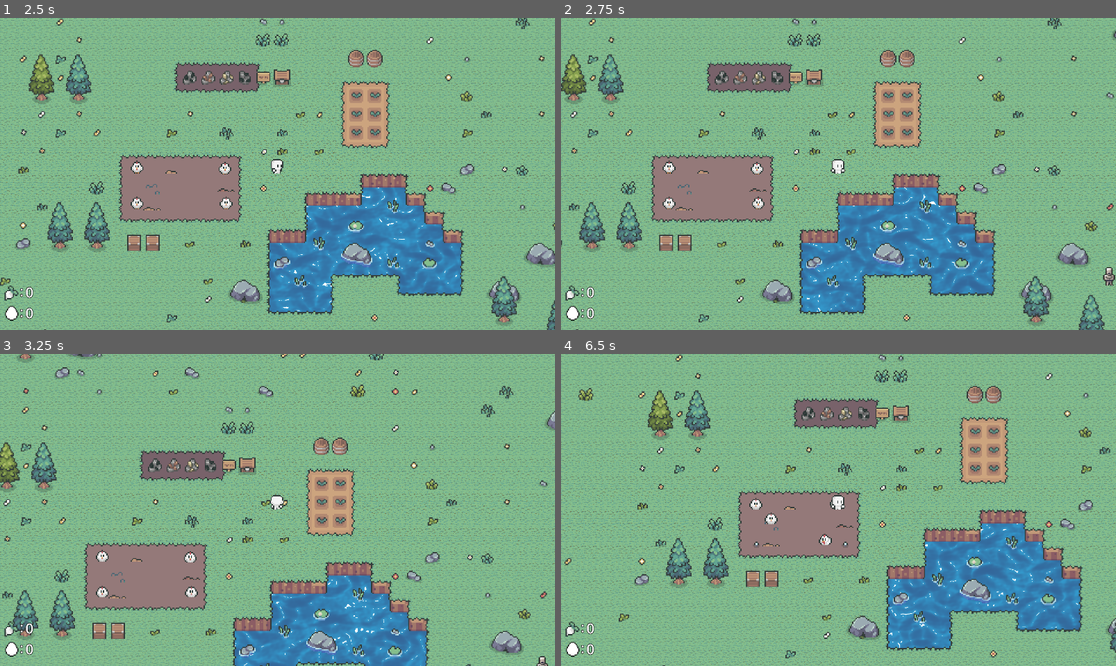
Above: before the commit, frames 1-4 (two rows, left to right).
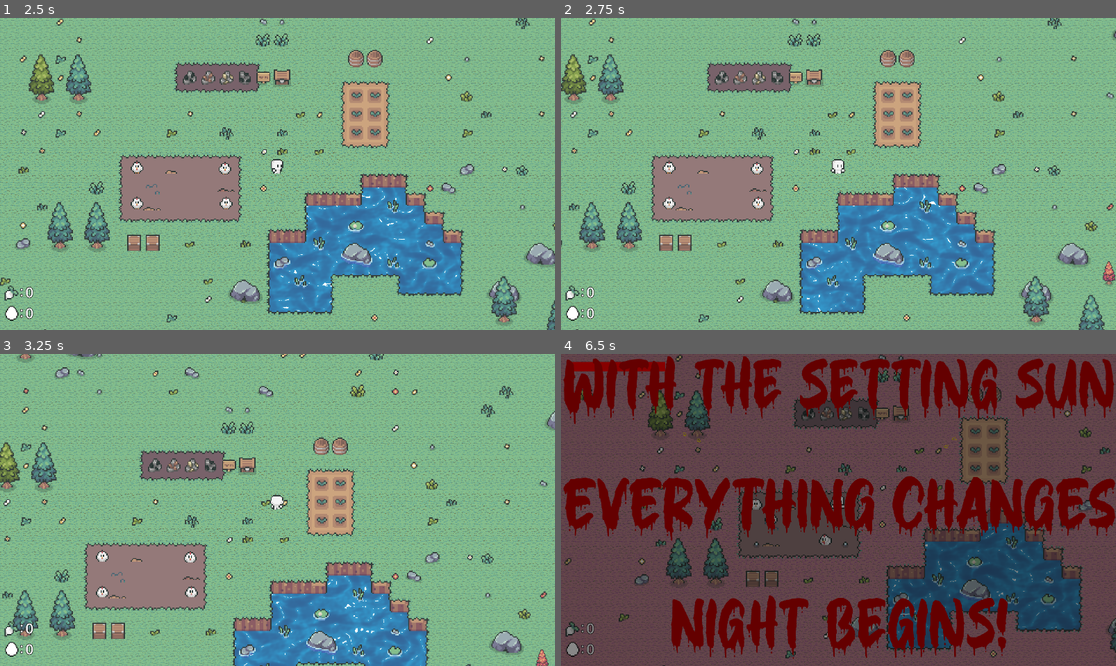
Above: after the commit, the same moments.

Repository: Lord-of-Madness/GameJam2024
Game: Godot game, scene res://Scenes/main_game.tscn
Same seed, same stepped clock (60 frames per second), same inputs: the game is played once before the commit and once after it. The engine's default icon, where the game draws it, is replaced by a stand-in: a white triangle on a blue panel in a dark square.
Inputs (mouse positions are in pixels of both pictures, inside the frame that each line leads up to):
- Up to frame 1 (2.5 s): tap Enter at 0.5 s; move the mouse to (399, 158) at 0.52 s; hold D (right) 0.53-1.28 s; hold Right mouse button (Aim) 0.53-1.28 s; click (399, 158) at 0.67 s; move the mouse to (166, 189) at 1.27 s; hold S (down) 1.28-2.03 s; click (166, 189) at 1.35 s; move the mouse to (333, 105) at 2.02 s; hold D (right) from 2.03 s (still down); hold E (interact) from 2.03 s (still down)
- Up to frame 2 (2.75 s): keep holding D (right); keep holding E (interact)
- Up to frame 3 (3.25 s): move the mouse to (249, 572) at 2.77 s; release D (right) at 2.78 s; release E (interact) at 2.78 s; hold W (up) from 2.78 s (still down); right-click (249, 572) at 2.85 s; click (249, 572) at 2.92 s
- Up to frame 4 (6.5 s): move the mouse to (1005, 556) at 3.52 s; release W (up) at 3.53 s; hold A (left) 3.53-5.03 s; click (1005, 556) at 3.6 s; move the mouse to (672, 463) at 4.27 s; tap E (interact) at 4.35 s; move the mouse to (866, 510) at 5.02 s; hold S (down) 5.03-5.78 s; hold Right mouse button (Aim) 5.03-5.78 s; click (866, 510) at 5.17 s; move the mouse to (755, 432) at 5.77 s; hold D (right) from 5.78 s (still down); click (755, 432) at 5.85 s

Frame 1 is identical in both runs. In frame 2, 0.1% of the frame differs, in the area x 97-100%, y 77-86%; in frame 3, less than 0.1%; in frame 4, 100%, in the area x 0-100%, y 0-100%.

Commit message:
Adding enemies that turn into trees

Diff:
--- a/Characters/ConversionRing.gd
+++ b/Characters/ConversionRing.gd
@@ -13,5 +13,5 @@
 
 
 func _on_body_entered(body: Node2D) -> void:
-	if body is Enemy:
+	if body is Enemy and not get_node("/root/Main game").day:
 		body.Active = true
--- a/Scenes/enemy.tscn
+++ b/Scenes/enemy.tscn
@@ -1,8 +1,9 @@
-[gd_scene load_steps=8 format=3 uid="uid://dc0yu32iay8ld"]
+[gd_scene load_steps=9 format=3 uid="uid://dc0yu32iay8ld"]
 
 [ext_resource type="Script" path="res://Scripts/enemy.gd" id="1_qqwst"]
 [ext_resource type="Texture2D" uid="uid://36nu0822lmjp" path="res://Art/Basic Undead Animations/Bound Cadaver/BoundCadaver.png" id="2_c8abk"]
 [ext_resource type="PackedScene" uid="uid://cslk2v4lq3wwj" path="res://Scenes/AttackAnim.tscn" id="3_wg0sm"]
+[ext_resource type="Texture2D" uid="uid://cy4jo38lv04nd" path="res://Art/Hana Caraka - Topdown Tileset [sample]/Props/Tree.png" id="4_k3inu"]
 
 [sub_resource type="CapsuleShape2D" id="CapsuleShape2D_i1lgf"]
 radius = 7.0
@@ -55,6 +56,7 @@
 shape = SubResource("CapsuleShape2D_i1lgf")
 
 [node name="Sprite2D" type="Sprite2D" parent="."]
+visible = false
 texture = ExtResource("2_c8abk")
 hframes = 4
 region_enabled = true
@@ -67,3 +69,10 @@
 
 [node name="Attack" parent="." instance=ExtResource("3_wg0sm")]
 position = Vector2(0, 6)
+
+[node name="DaySprite" type="Sprite2D" parent="."]
+position = Vector2(9.53674e-07, -3)
+scale = Vector2(0.5, 0.5)
+texture = ExtResource("4_k3inu")
+region_enabled = true
+region_rect = Rect2(64, 0, 32, 48)
--- a/Scenes/main_game.gd
+++ b/Scenes/main_game.gd
@@ -11,6 +11,9 @@
 
 @onready var grassShader:Shader = preload("res://Scenes/Grass.gdshader")
 @onready var bloodgrassShader:Shader = preload("res://Shaders/BloodGrass.gdshader")
+
+signal daybegins
+signal nightbegins
 
 var day = true
 # Called when the node enters the scene tree for the first time.
@@ -34,6 +37,7 @@
 	%BaseCharacter.position = $SpawnPoint.position
 
 func night_begins():
+	nightbegins.emit()
 	if not shutupIamDebugging:
 		var tween = create_tween()
 		tween.tween_property(daytheme,"volume_db",-20,1)
@@ -53,6 +57,7 @@
 
 
 func day_begins():
+	daybegins.emit()
 	if not shutupIamDebugging:
 		var tween = create_tween()
 		tween.tween_property(nighttheme,"volume_db",-20,1)
--- a/Scenes/main_game.tscn
+++ b/Scenes/main_game.tscn
@@ -6,14 +6,16 @@
 [ext_resource type="PackedScene" uid="uid://dq6udp3vcaey" path="res://Scenes/UI/UI.tscn" id="7_sy8uy"]
 [ext_resource type="PackedScene" uid="uid://bwbscfbgtifl4" path="res://Characters/Base_character.tscn" id="9_kdaui"]
 [ext_resource type="PackedScene" uid="uid://dllvdr44qyxyh" path="res://Scenes/Dark.tscn" id="9_ryj1b"]
-[ext_resource type="AudioStream" uid="uid://sorb7g8ybcy6" path="res://Art/Music/Night-theme.mp3" id="10_4m1tr"]
-[ext_resource type="PackedScene" uid="uid://dxgi03e2xappr" path="res://Scenes/chicken_area.tscn" id="10_pp1n8"]
-[ext_resource type="AudioStream" uid="uid://da7x66qerfu3a" path="res://Art/Music/Day-theme.mp3" id="11_gexmh"]
+[ext_resource type="AudioStream" uid="uid://psmjlcpbtwnf" path="res://Art/Music/Night-theme.mp3" id="10_4m1tr"]
+[ext_resource type="PackedScene" uid="uid://b7dgd2bpeqmdx" path="res://Scenes/chicken_area.tscn" id="10_pp1n8"]
+[ext_resource type="AudioStream" uid="uid://c5ckwrifro2bx" path="res://Art/Music/Day-theme.mp3" id="11_gexmh"]
 [ext_resource type="PackedScene" uid="uid://dbhjsvqgn4mg2" path="res://Scenes/Crop.tscn" id="14_1rs3x"]
 
 [node name="Main game" type="Node2D"]
 y_sort_enabled = true
 script = ExtResource("1_4f8sh")
+daylenght = 5
+nigthlenght = 20
 shutupIamDebugging = true
 
 [node name="Map" parent="." instance=ExtResource("1_a3im0")]
--- a/Scripts/bullet.gd
+++ b/Scripts/bullet.gd
@@ -1,6 +1,6 @@
 extends RigidBody2D
 class_name Bullet
-@export_range(0, 100, 1,"or_greater") var speed:float = 60
+@export_range(0, 100, 1,"or_greater") var speed:float = 120
 
 var damage
 
--- a/Scripts/enemy.gd
+++ b/Scripts/enemy.gd
@@ -11,7 +11,7 @@
 @export var AttackRange : int= 1
 ##Damage dealt
 @export var damage : int= 1
-
+var day = true
 var canAttack:bool  = true
 var Cooldown:float = 0
 
@@ -24,6 +24,8 @@
 	animPlayer = get_node("Sprite2D/AnimationPlayer")
 	animPlayer.play("Idle")
 	%BaseCharacter.death_signal.connect(func():Active = false)
+	get_parent().connect("daybegins",day_begins)
+	get_parent().connect("nightbegins",night_begins)
 
 func _process(delta: float) -> void:
 	if not canAttack:
@@ -31,7 +33,7 @@
 		if(Cooldown<=0):
 			canAttack = true
 
-	else:
+	elif Active:
 		if(%BaseCharacter.position.distance_to(position)<AttackRange*16):
 			attack()
 			%BaseCharacter.take_damage(damage)
@@ -56,6 +58,8 @@
 		return Vector2.DOWN
 
 func taken_hit(dmg:int):
+	if not day:
+		Active = true
 	flash_modulate(Color.RED)
 	Health-=dmg
 	if Health<=0:
@@ -70,3 +74,15 @@
 	$Attack.attack_anim(get_direction())
 	canAttack = false
 	Cooldown = 1/AttackSpeed
+
+func day_begins():
+	$DaySprite.visible = true
+	$Sprite2D.visible = false
+	Active = false
+	day = true
+func night_begins():
+	day = false
+	$DaySprite.visible = false
+	$Sprite2D.visible = true
+	if(position.distance_to(%BaseCharacter.position)<=%BaseCharacter.get_node("ConversionRing/CollisionShape2D").shape.radius):
+		Active = true
Not shown: 1 places in Scenes/main_game.tscn that only renumber resources
Not shown, removed: Scenes/maiA1BE.tmp
